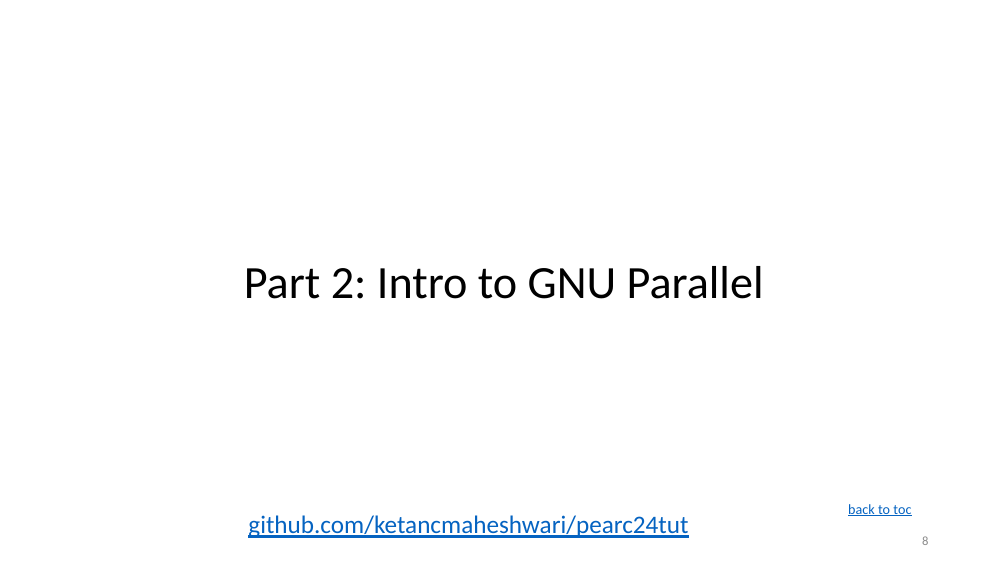
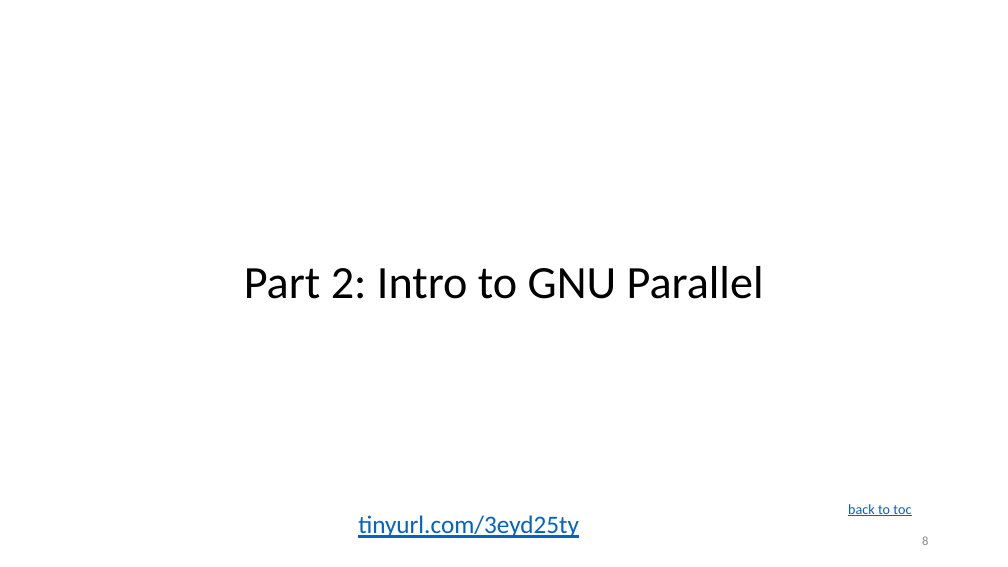
Before and after one commit to ketancmaheshwari/pearc24tut, a slide deck: slide 8 of gnu-parallel-tutorial.pptx. Drawn at 1008x567 pixels with LibreOffice and Linux fonts; fonts in the diff are those of the drawing. Boxes give left, top, right and bottom in pixels: in the first picture for what was removed or moved away, otherwise in the second. Text is boxed around its words. In the diff, an @@ line names an element or a change of style, - is before the commit and + after.

```diff
--- a/gnu-parallel-tutorial.pptx
+++ b/gnu-parallel-tutorial.pptx
@@ text at bbox=[358, 515, 579, 538]: text changed @@
-github.com/ketancmaheshwari/pearc24tut
+tinyurl.com/3eyd25ty
```
Also in this commit, not shown: 7 other slides changed.
